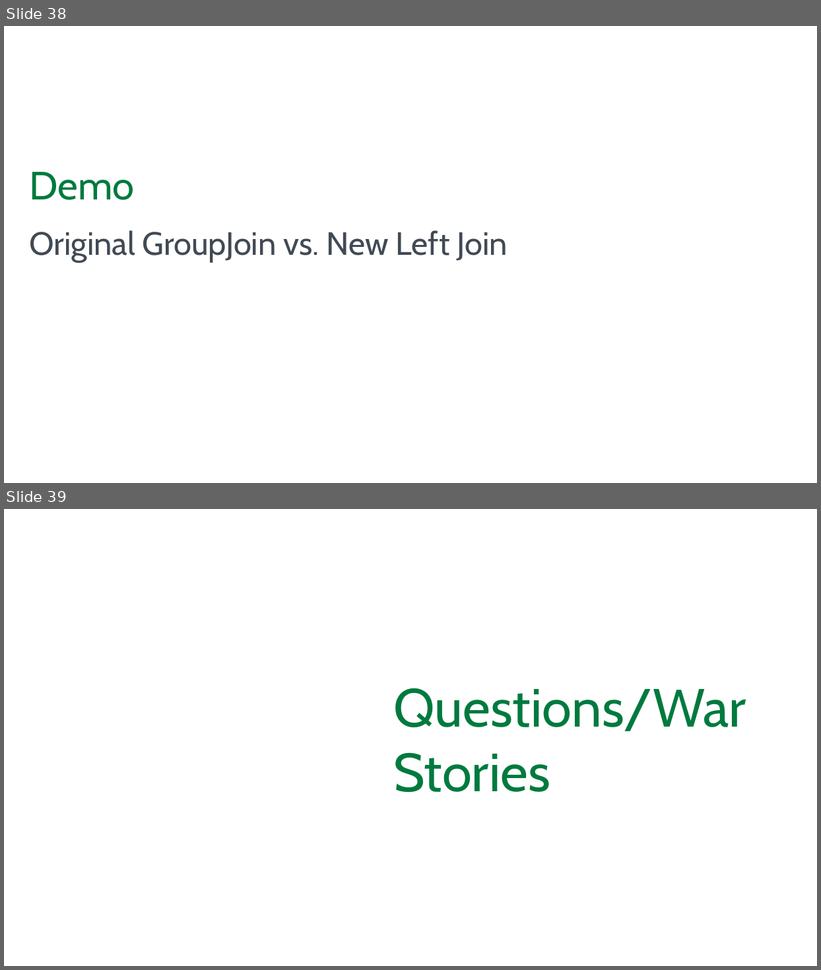
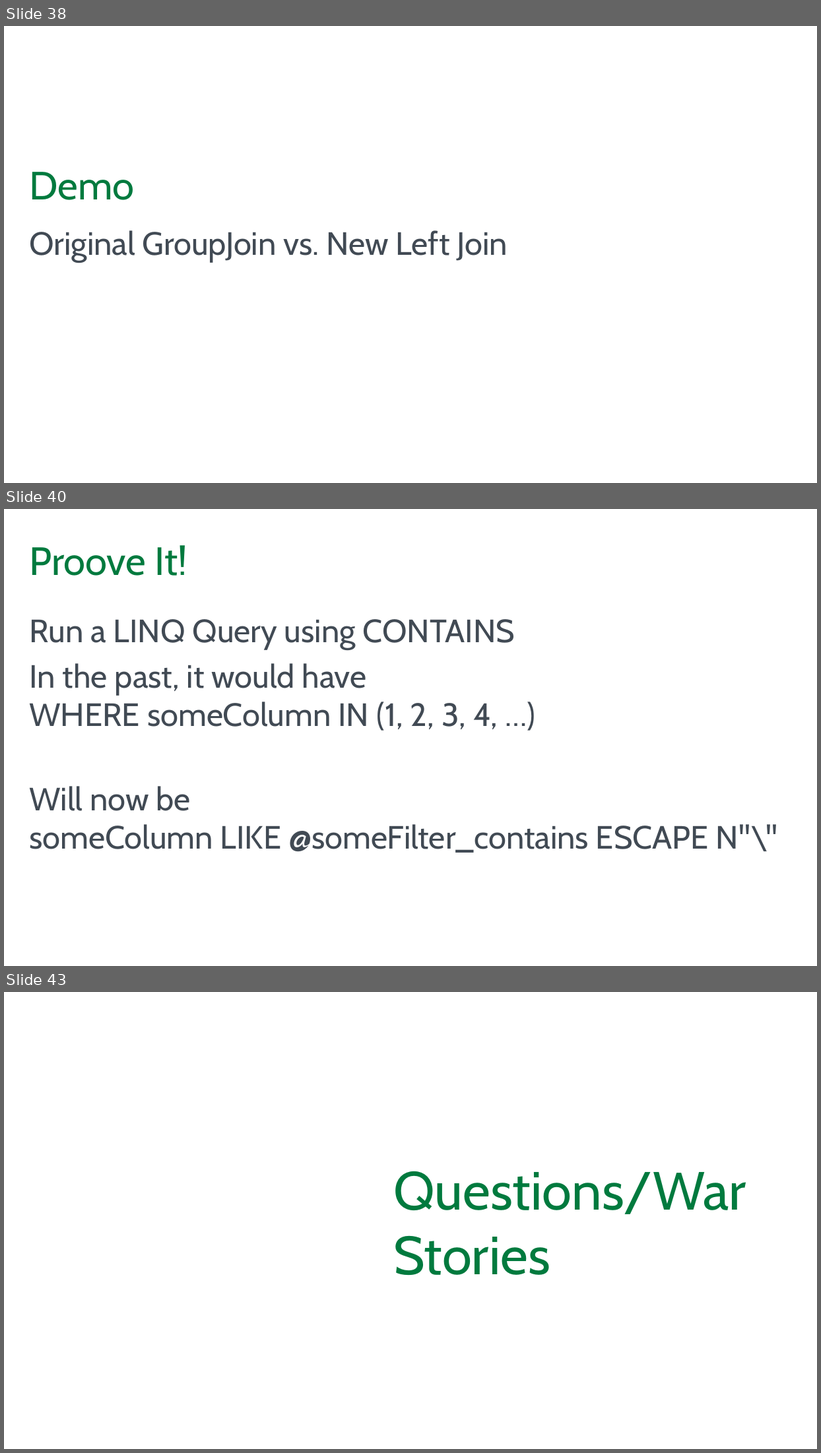
Before and after one commit to blgorman/SQLSaturdayMinnesota2025, a slide deck: RealWorldEF.pptx. Shown one above the other, each under a label of ours: slides 38 and 39 before the commit, slides 38, 40 and 43 after it; the slides between them are not shown. The pictures are 821x970 and 821x1453 pixels, drawn with LibreOffice and Linux fonts; fonts in the diff are those of the drawing; background and template pictures are left out. Boxes give left, top, right and bottom in pixels: in the first picture for what was removed or moved away, otherwise in the second. Text is boxed around its words. In the diff, an @@ line names an element or a change of style, - is before the commit and + after.

```diff
--- a/RealWorldEF.pptx
+++ b/RealWorldEF.pptx
@@ slide 40 added at (4, 509, 817, 966), background #FFFFFF @@
@@ title added at (30, 545, 187, 576), 44 pt, text #007A3E @@
+Proove It!
@@ text added at (29, 619, 778, 853), 36 pt, text #414A54 @@
+Run a LINQ Query using CONTAINS
+In the past, it would have
+WHERE someColumn IN (1, 2, 3, 4, …)
+Will now be
+someColumn LIKE @someFilter_contains ESCAPE N''\''
@@ what was slide 39 is now slide 43 @@
```
Also in this commit, not shown: 2 slides changed, 3 other slides added, 2 other files.
